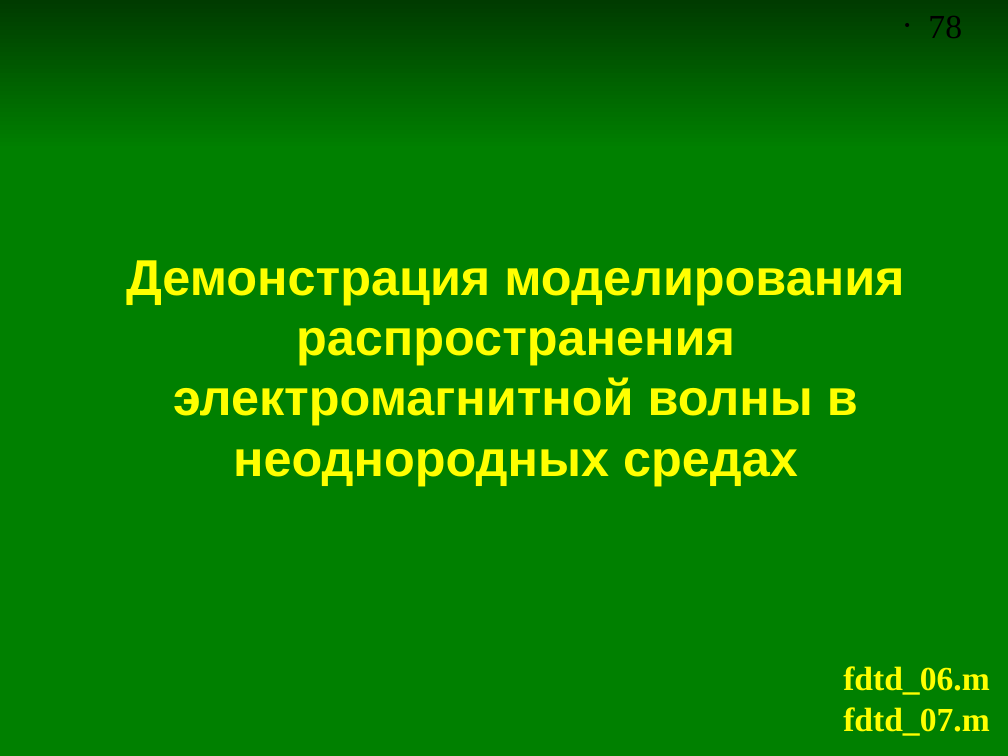
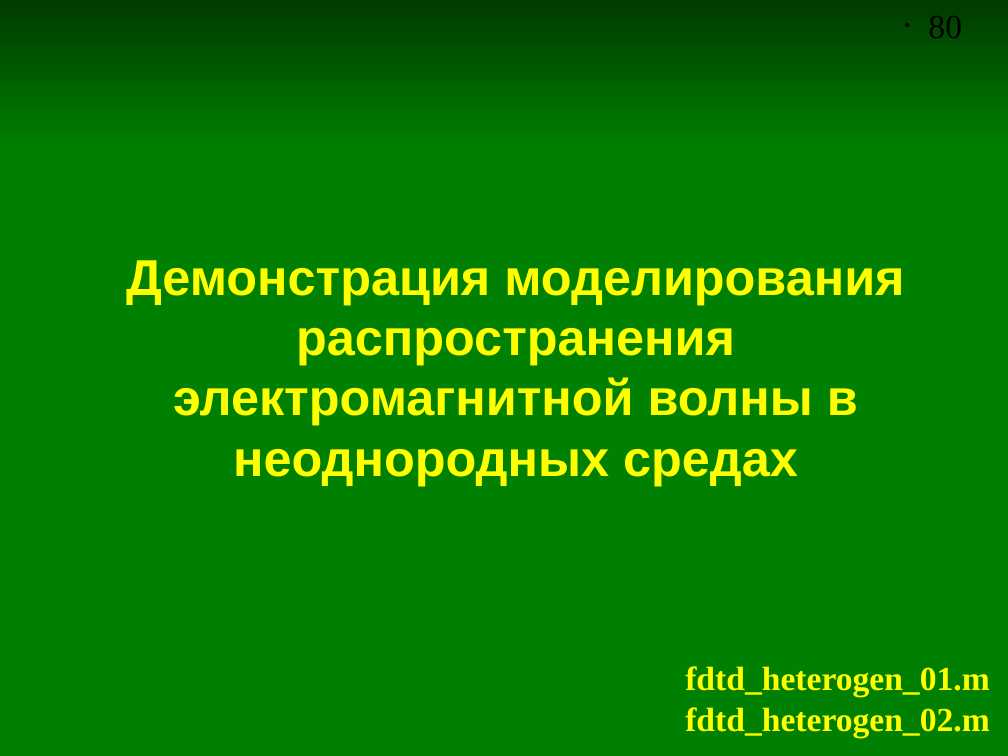
Before and after one commit to andris0147sv/modelling, a slide deck: slide 80 of presentations/2. FDTD.odp (slide 78 before the commit). Drawn at 1008x756 pixels with LibreOffice and Linux fonts; fonts in the diff are those of the drawing. Boxes give left, top, right and bottom in pixels: in the first picture for what was removed or moved away, otherwise in the second. Text is boxed around its words. In the diff, an @@ line names an element or a change of style, - is before the commit and + after.

```diff
--- a/presentations/2. FDTD.odp
+++ b/presentations/2. FDTD.odp
@@ page number at [928,16,962,38]: text changed @@
-• 78
+• 80
@@ text at [685,666,989,737]: text changed @@
-fdtd_06.m
-fdtd_07.m
+fdtd_heterogen_01.m
+fdtd_heterogen_02.m
```
Also in this commit, not shown: 10 other slides changed, 4 slides added, 1 slide removed, 9 other files.
